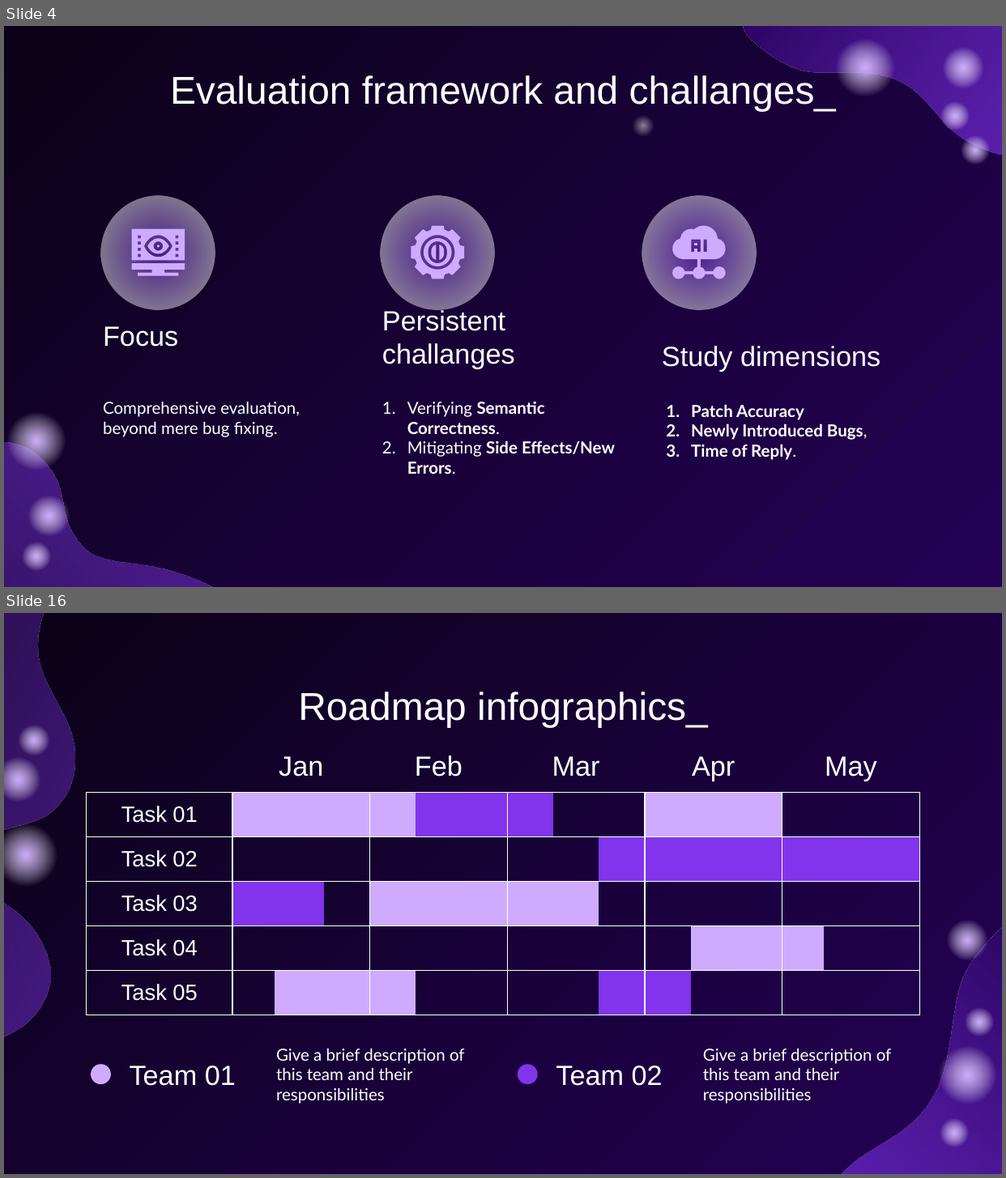
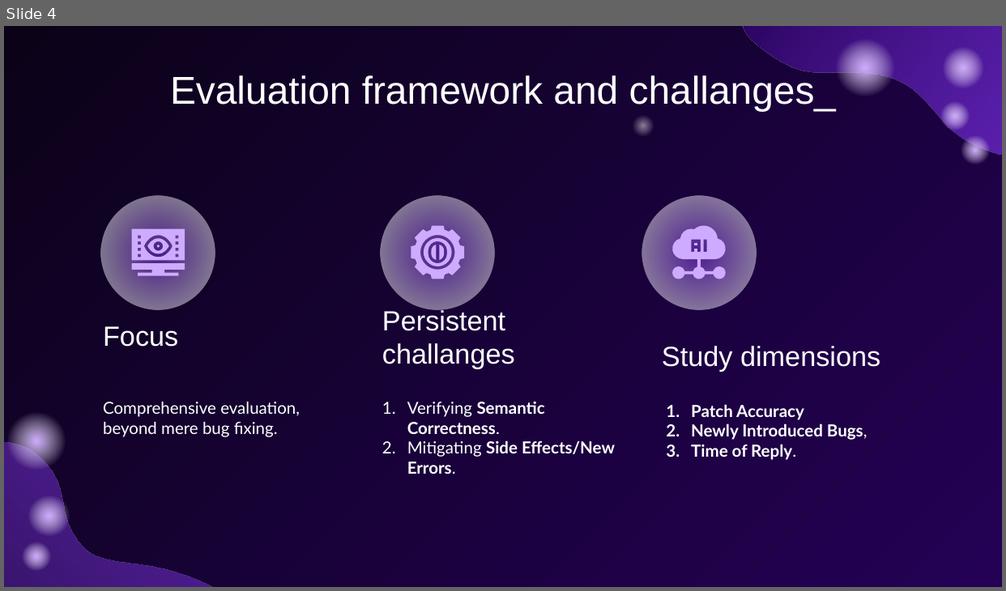
Before and after one commit to sefiSB/kutmod, a slide deck: designed.pptx. Shown one above the other, each under a label of ours: slides 4 and 16 before the commit, slide 4 after it; the slides between them are not shown. The pictures are 1006x1178 and 1006x591 pixels, drawn with LibreOffice and Linux fonts; fonts in the diff are those of the drawing. Boxes give left, top, right and bottom in pixels: in the first picture for what was removed or moved away, otherwise in the second. Text is boxed around its words. In the diff, an @@ line names an element or a change of style, - is before the commit and + after.

```diff
--- a/designed.pptx
+++ b/designed.pptx
@@ slide 16 removed at box(4, 613, 1002, 1174), background gradient #0B0218 to #240155 @@
@@ freeform shape removed at box(4, 613, 262, 1174) @@
@@ title removed at box(298, 692, 708, 728) @@
-Roadmap infographics_
@@ freeform shape removed at box(15, 722, 53, 760) @@
@@ freeform shape removed at box(4, 752, 45, 807) @@
@@ table removed at box(86, 742, 920, 1069), 6 rows, 16 columns @@
- | Jan |  |  | Feb |  |  | Mar |  |  | Apr |  |  | May |  | 
-Task 01 |  |  |  |  |  |  |  |  |  |  |  |  |  |  | 
-Task 02 |  |  |  |  |  |  |  |  |  |  |  |  |  |  | 
-Task 03 |  |  |  |  |  |  |  |  |  |  |  |  |  |  | 
-Task 04 |  |  |  |  |  |  |  |  |  |  |  |  |  |  | 
-Task 05 |  |  |  |  |  |  |  |  |  |  |  |  |  |  | 
@@ freeform shape removed at box(4, 817, 65, 894) @@
@@ freeform shape removed at box(793, 901, 1002, 1174) @@
@@ group removed at box(931, 914, 1002, 1152): 4 freeform shapes @@
@@ text removed at box(276, 1049, 465, 1104) @@
-Give a brief description of this team and their responsibilities
@@ text removed at box(703, 1049, 892, 1104) @@
-Give a brief description of this team and their responsibilities
@@ ellipse removed at box(91, 1064, 111, 1084) @@
@@ text removed at box(130, 1066, 236, 1086) @@
-Team 01
@@ ellipse removed at box(517, 1064, 537, 1084) @@
@@ text removed at box(556, 1066, 663, 1086) @@
-Team 02
```
Also in this commit, not shown: 6 slides changed, 1 slide added, 28 other slides removed, 3 other files.
